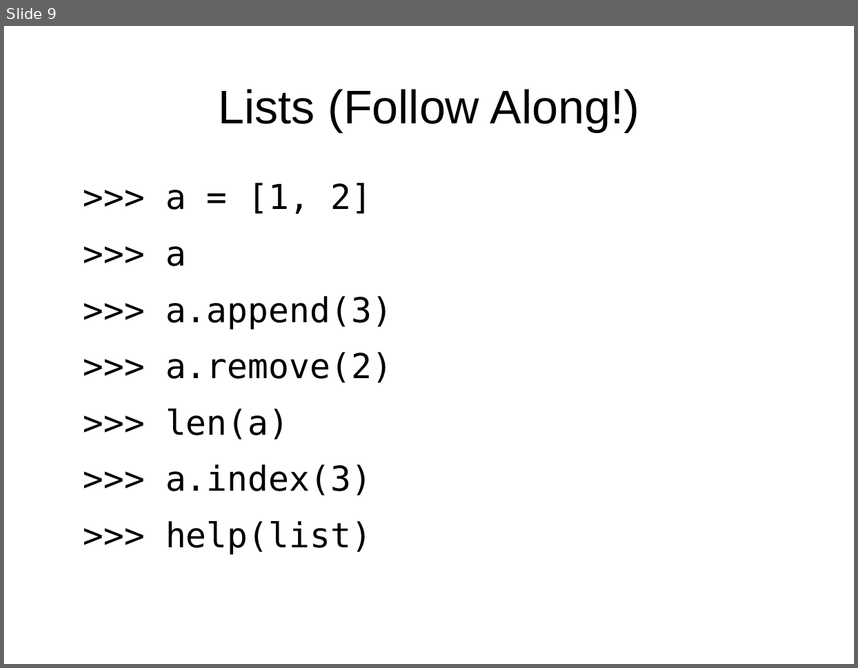
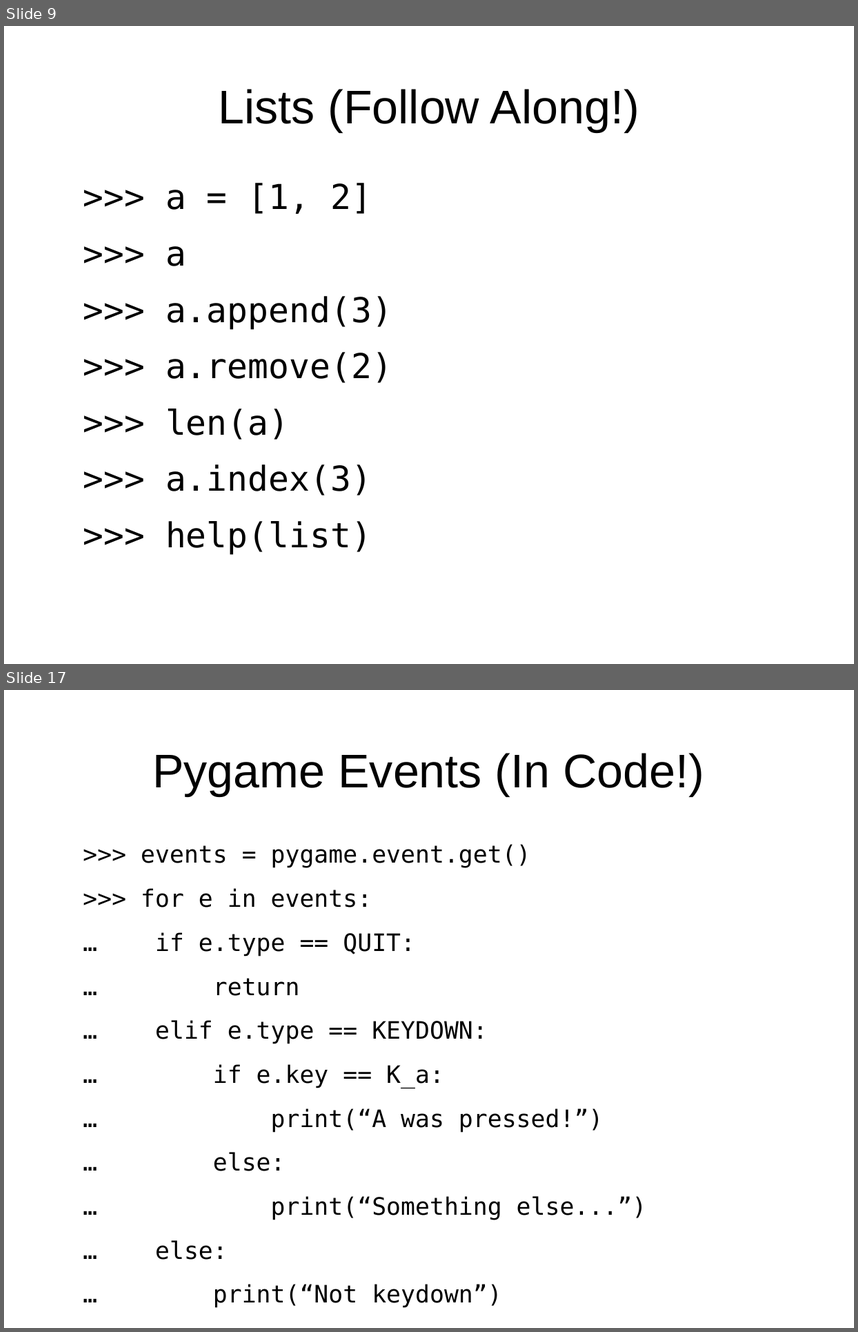
Before and after one commit to bradfordbarr/HacDC-Intro-to-Programming, a slide deck: class_2/class_2.odp. Shown one above the other, each under a label of ours: slide 9 before the commit, slides 9 and 17 after it; the slides between them are not shown. The pictures are 858x668 and 858x1332 pixels, drawn with LibreOffice and Linux fonts; fonts in the diff are those of the drawing. Boxes give left, top, right and bottom in pixels: in the first picture for what was removed or moved away, otherwise in the second. Text is boxed around its words. In the diff, an @@ line names an element or a change of style, - is before the commit and + after.

```diff
--- a/class_2/class_2.odp
+++ b/class_2/class_2.odp
@@ slide 17 added at (4,690,854,1328), background #FFFFFF @@
@@ title added at (152,753,704,796), 44 pt, text #000000 @@
+Pygame Events (In Code!)
@@ text added at (141,844,646,1259), 22.4 pt, text #000000 @@
+>>> events = pygame.event.get()
+>>> for e in events:
+… if e.type == QUIT:
+… return
+… elif e.type == KEYDOWN:
+… if e.key == K_a:
+… print(“A was pressed!”)
+… else:
+… print(“Something else...”)
+… else:
+… print(“Not keydown”)
```
Also in this commit, not shown: 3 slides changed, 7 other slides added, 2 slides removed, 1 other file.
